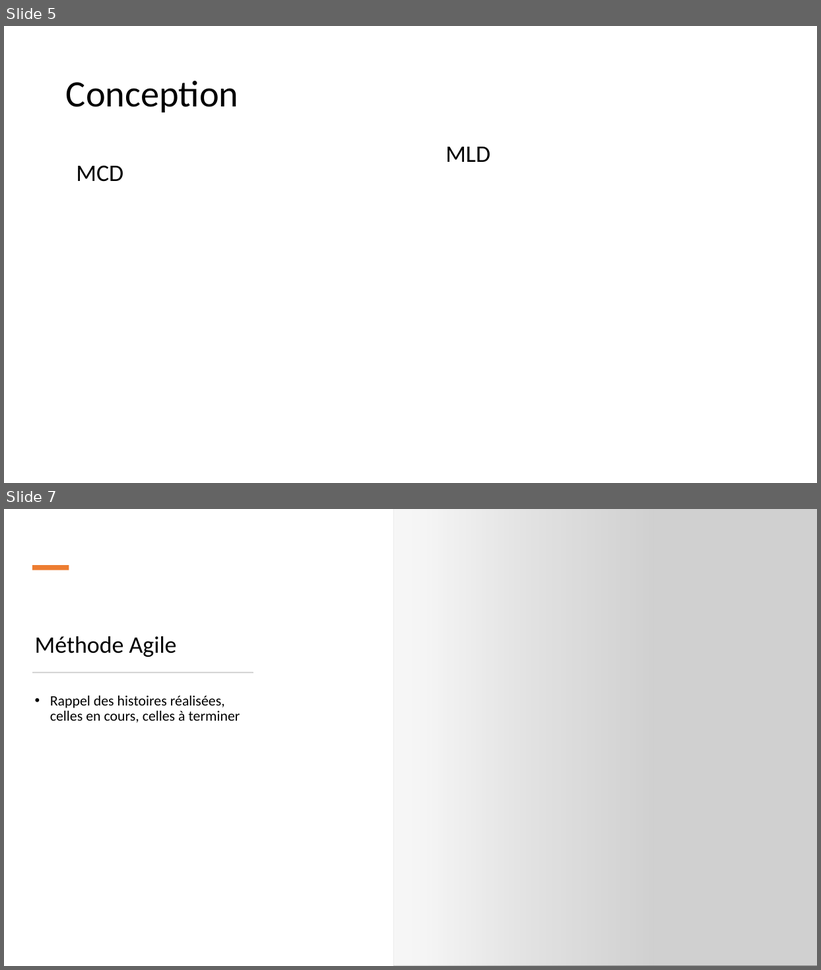
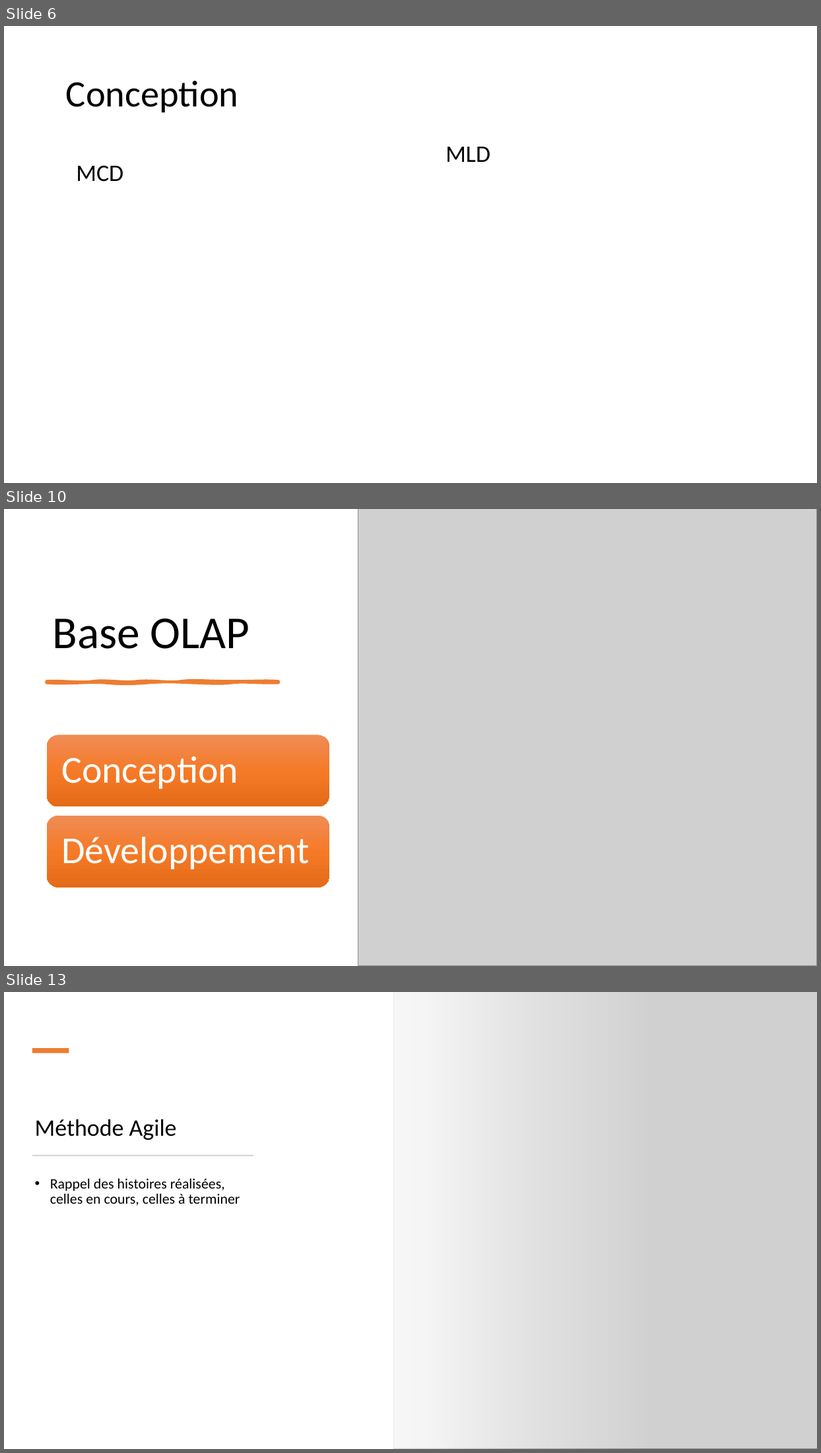
Before and after one commit to neopolitan2012/PT-LPBDD, a slide deck: Soutenance_PT.pptx. Shown one above the other, each under a label of ours: slides 5 and 7 before the commit, slides 6, 10 and 13 after it; the slides between them are not shown. The pictures are 821x970 and 821x1453 pixels, drawn with LibreOffice and Linux fonts; fonts in the diff are those of the drawing; grey boxes stand for pictures. Boxes give left, top, right and bottom in pixels: in the first picture for what was removed or moved away, otherwise in the second. Text is boxed around its words. In the diff, an @@ line names an element or a change of style, - is before the commit and + after.

```diff
--- a/Soutenance_PT.pptx
+++ b/Soutenance_PT.pptx
@@ slide 10 added at <box>4,509,817,966</box>, background #FFFFFF @@
@@ picture added at <box>358,509,817,966</box> @@
@@ title added at <box>53,619,250,649</box>, 54 pt, text #000000 @@
+Base OLAP
@@ freeform shape added at <box>47,682,279,683</box>, fill #ED7D31, outline #ED7D31 3.5 pt @@
@@ group added at <box>47,735,330,888</box>: 2 rounded rectangles, 2 texts @@
+Conception
+Développement
@@ what was slide 5 is now slide 6 @@
@@ what was slide 7 is now slide 13 @@
```
Also in this commit, not shown: 3 slides changed, 5 other slides added, 1 slide removed.
